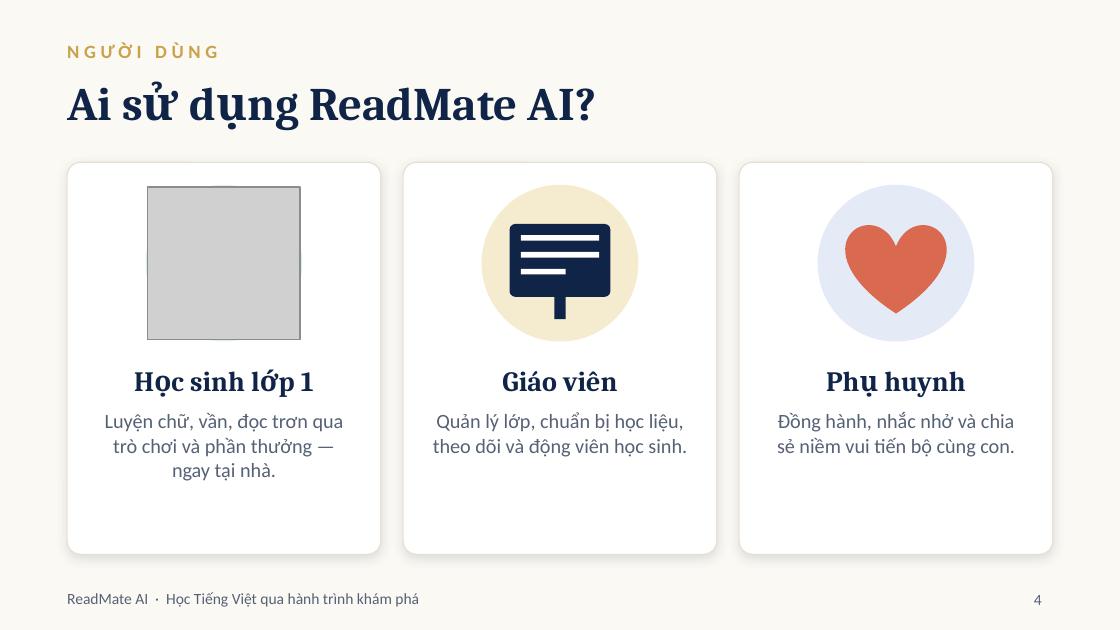
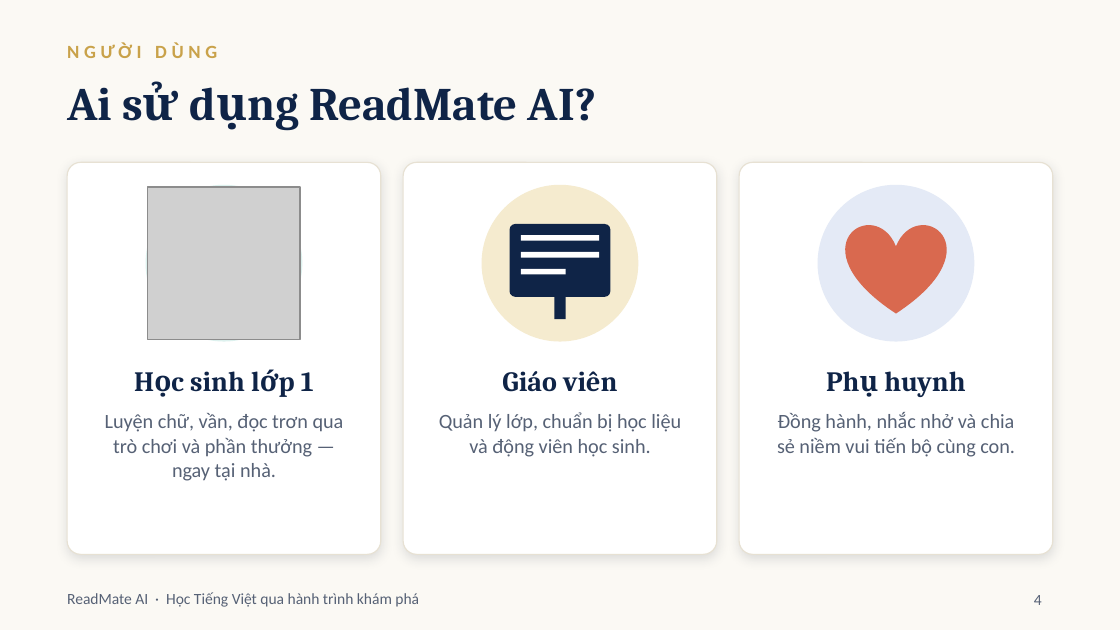
Before and after one commit to ThaiTaka/ReadMateAI, a slide deck: slide 4 of docs/presentations/ReadMateAI_BaoCaoDuAn.pptx. Drawn at 1120x630 pixels with LibreOffice and Linux fonts; fonts in the diff are those of the drawing; grey boxes stand for pictures. Boxes give left, top, right and bottom in pixels: in the first picture for what was removed or moved away, otherwise in the second. Text is boxed around its words. In the diff, an @@ line names an element or a change of style, - is before the commit and + after.

```diff
--- a/docs/presentations/ReadMateAI_BaoCaoDuAn.pptx
+++ b/docs/presentations/ReadMateAI_BaoCaoDuAn.pptx
@@ text at (x1=439, y1=412, x2=681, y2=457): text changed @@
-Quản lý lớp, chuẩn bị học liệu, theo dõi và động viên học sinh.
+Quản lý lớp, chuẩn bị học liệu và động viên học sinh.
```
Also in this commit, not shown: 7 other slides changed, 3 slides added, 2 slides removed, 10 other files.
